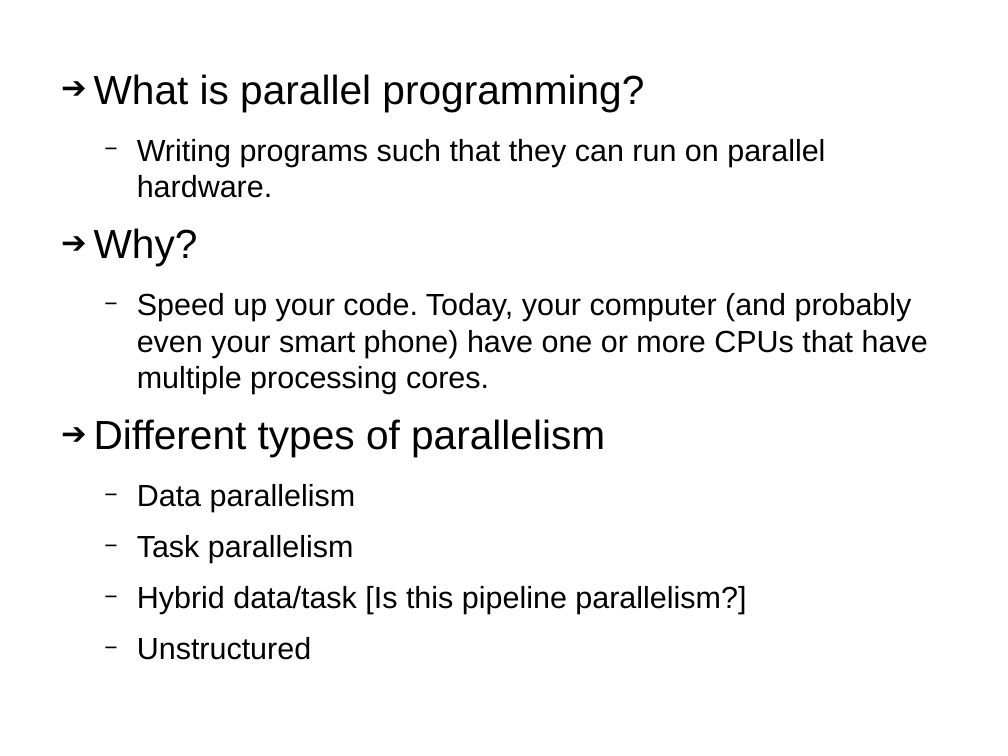
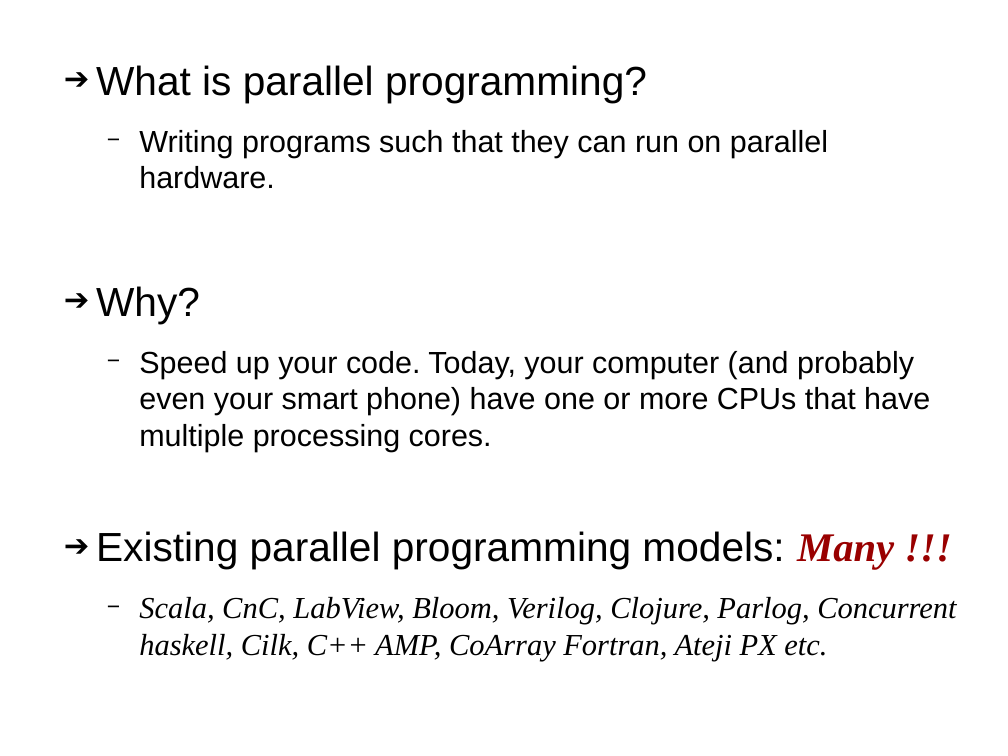
Before and after one commit to sentinel88/Personal, a slide deck: slide 3 of Talk.odp (slide 4 before the commit). Drawn at 1008x756 pixels with LibreOffice and Linux fonts; fonts in the diff are those of the drawing. Boxes give left, top, right and bottom in pixels: in the first picture for what was removed or moved away, otherwise in the second. Text is boxed around its words. In the diff, an @@ line names an element or a change of style, - is before the commit and + after.

```diff
--- a/Talk.odp
+++ b/Talk.odp
@@ text "What is parallel programming?" moved from (x1=94, y1=74, x2=928, y2=660) to (x1=96, y1=65, x2=956, y2=661) @@
@@ text at (x1=96, y1=531, x2=956, y2=661): text changed; font Arial to Times New Roman; italic on @@
-➔ Different types of parallelism
-  − Data parallelism
-  − Task parallelism
-  − Hybrid data/task [Is this pipeline parallelism?]
-  − Unstructured
+➔ Existing parallel programming models: Many !!!
+  − Scala, CnC, LabView, Bloom, Verilog, Clojure, Parlog, Concurrent haskell, Cilk, C++ AMP, CoArray Fortran, Ateji PX etc.
```
Also in this commit, not shown: 12 other slides changed, 2 slides added, 8 slides removed, 7 other files.
